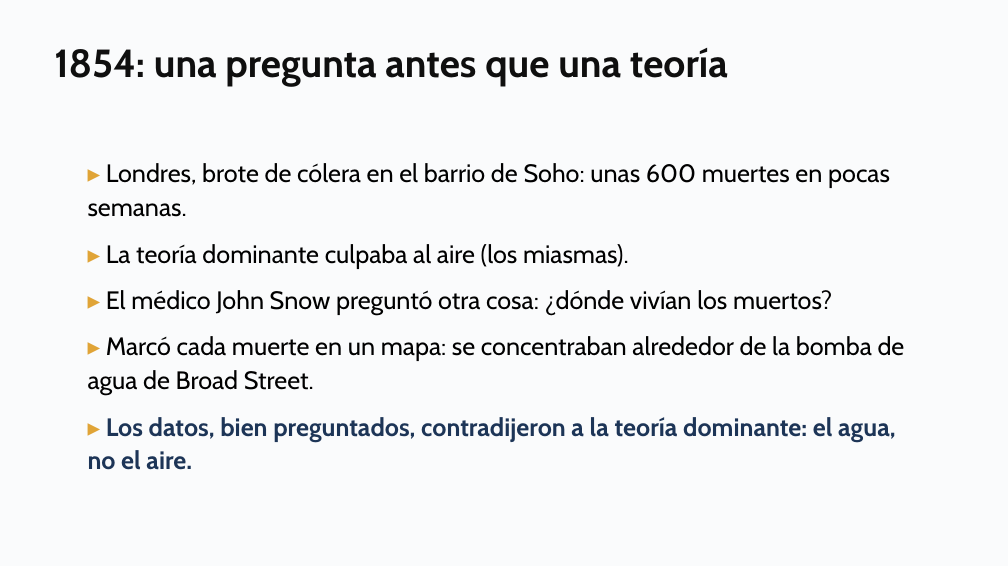
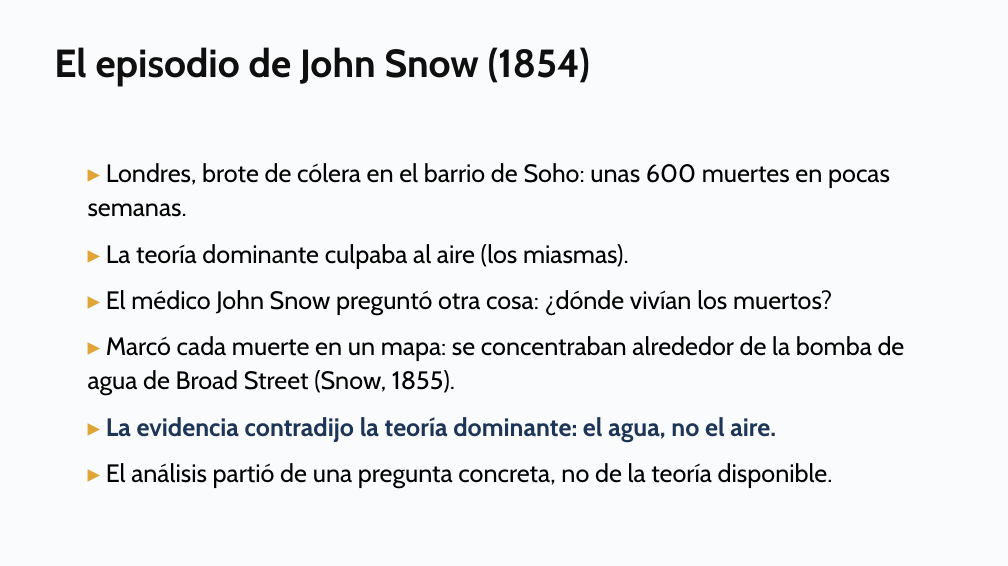
Before and after one commit to daniopitz/diplomado-cdd, a slide deck: slide 8 of presentaciones/clase01_fundamentos_ecosistema.pptx (slide 7 before the commit). Drawn at 1008x566 pixels with LibreOffice and Linux fonts; fonts in the diff are those of the drawing. Boxes give left, top, right and bottom in pixels: in the first picture for what was removed or moved away, otherwise in the second. Text is boxed around its words. In the diff, an @@ line names an element or a change of style, - is before the commit and + after.

```diff
--- a/presentaciones/clase01_fundamentos_ecosistema.pptx
+++ b/presentaciones/clase01_fundamentos_ecosistema.pptx
@@ text at bbox=[54, 47, 590, 87]: text changed @@
-1854: una pregunta antes que una teoría
+El episodio de John Snow (1854)
@@ text at bbox=[88, 336, 905, 488]: text changed @@
-▸ Marcó cada muerte en un mapa: se concentraban alrededor de la bomba de agua de Broad Street.
-▸ Los datos, bien preguntados, contradijeron a la teoría dominante: el agua, no el aire.
+▸ Marcó cada muerte en un mapa: se concentraban alrededor de la bomba de agua de Broad Street (Snow, 1855).
+▸ La evidencia contradijo la teoría dominante: el agua, no el aire.
+▸ El análisis partió de una pregunta concreta, no de la teoría disponible.
```
Also in this commit, not shown: 14 other slides changed, 1 slide added, 8 slides removed, 1 other file.
